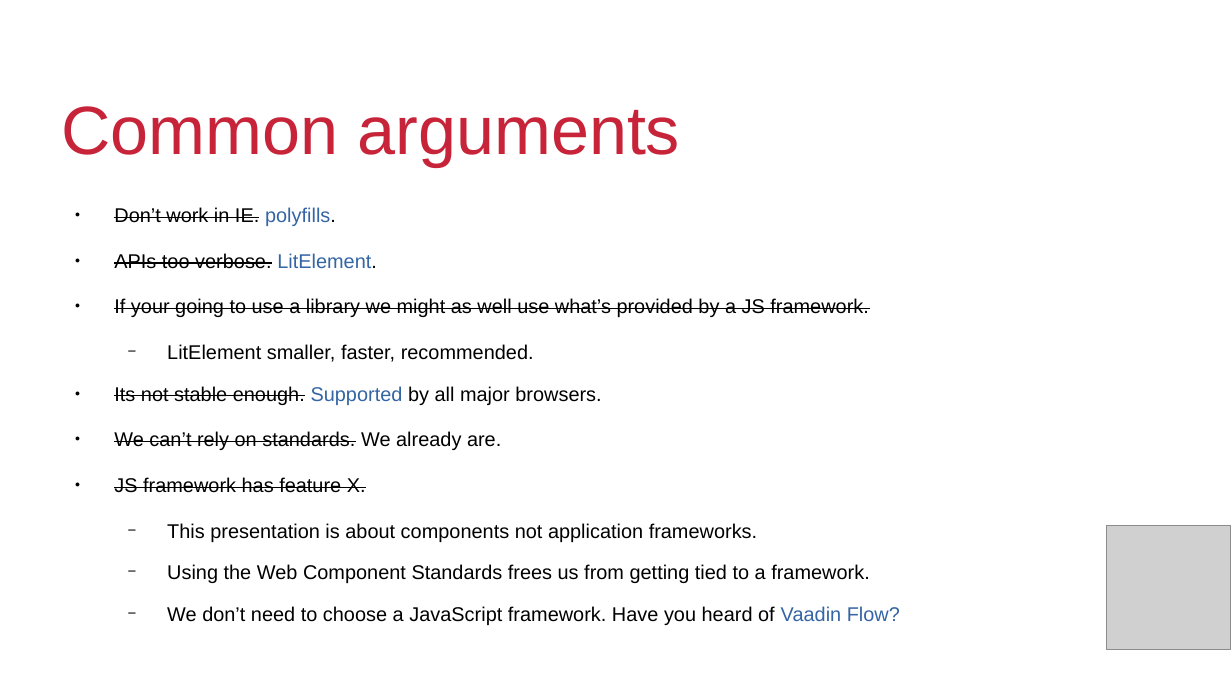
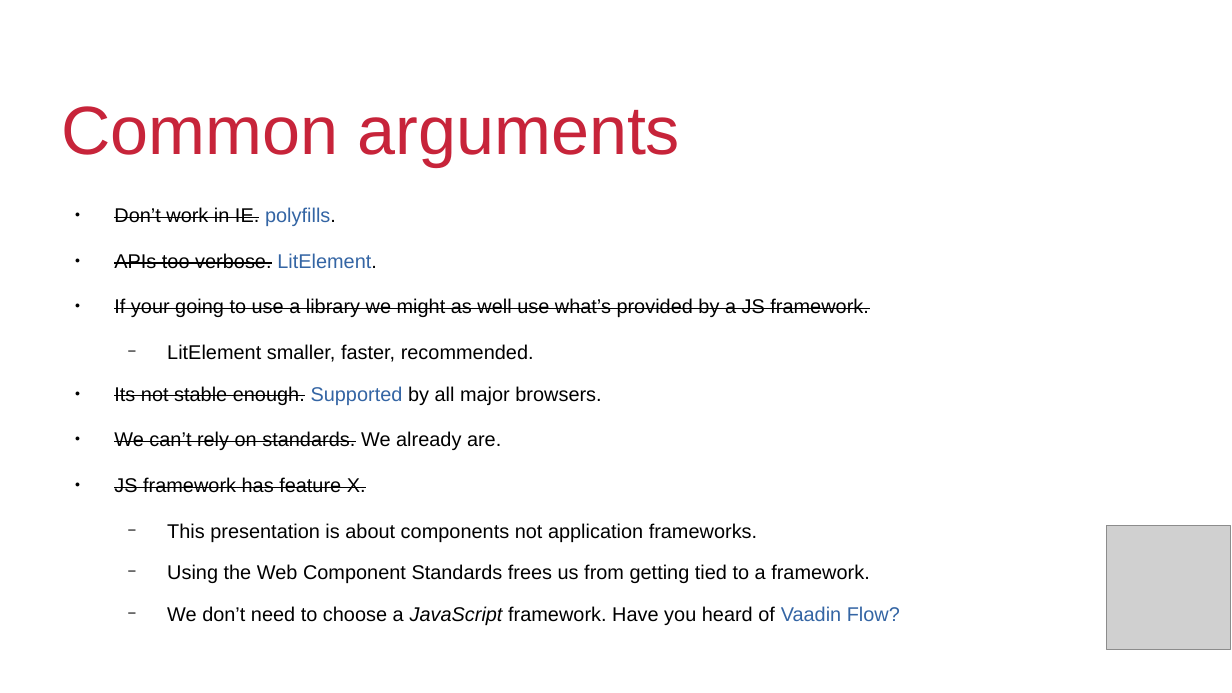
Before and after one commit to QuiWorks/wc-presentation, a slide deck: slide 7 of wc-pp-presentation.odp. Drawn at 1232x693 pixels with LibreOffice and Linux fonts; fonts in the diff are those of the drawing; grey boxes stand for pictures; background and template pictures are left out. Boxes give left, top, right and bottom in pixels: in the first picture for what was removed or moved away, otherwise in the second. Text is boxed around its words. In the diff, an @@ line names an element or a change of style, - is before the commit and + after.

```diff
--- a/wc-pp-presentation.odp
+++ b/wc-pp-presentation.odp
@@ text at [167,606,900,625]: italic on in "JavaScript" @@
```
Also in this commit, not shown: 4 other slides changed, 1 other file.
